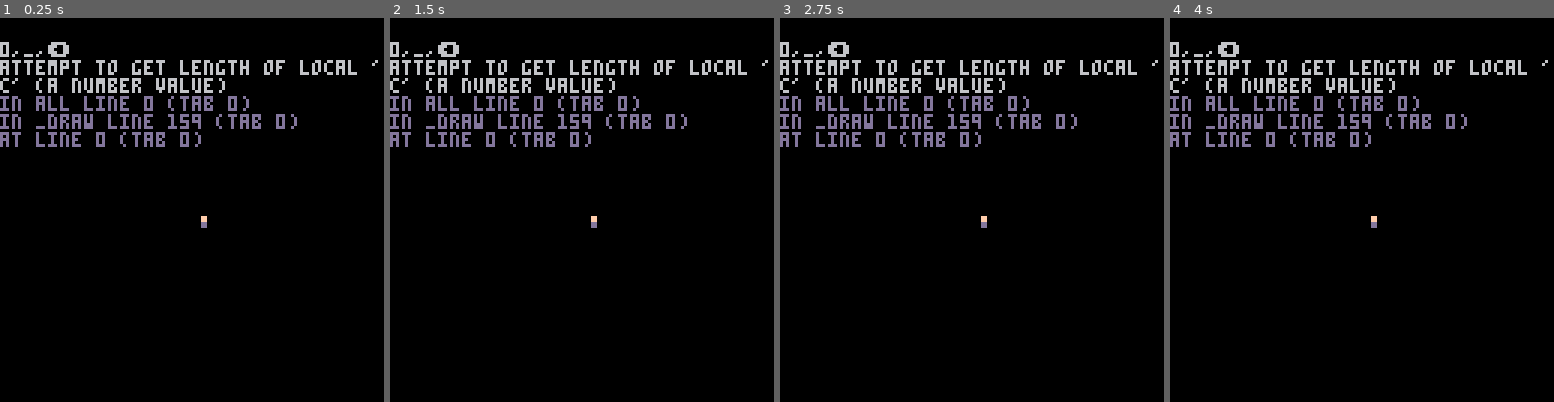
Above: before the commit, frames 1-4 (left to right).
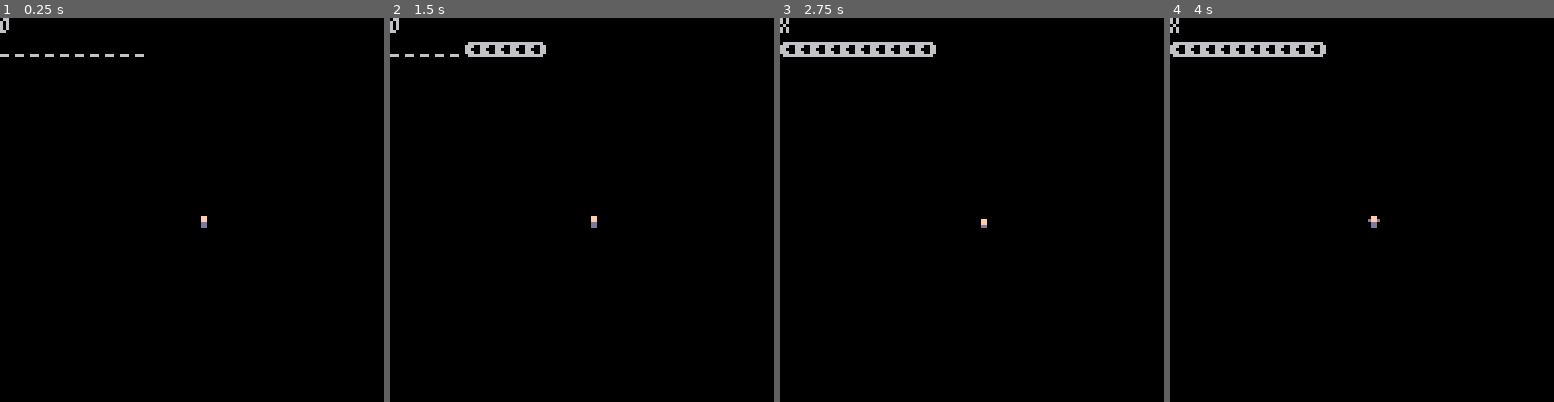
Above: after the commit, the same moments.

Repository: spectraldani/GGJ2017
Game: PICO-8 cartridge ggj.p8
The game is run twice, just before and just after one commit, with the same random seed, the same clock (stepped at 60 frames per second) and the same inputs.
Inputs:
- Up to frame 1 (0.25 s): no input
- Up to frame 2 (1.5 s): no input
- Up to frame 3 (2.75 s): hold Left 1.97-2.37 s; hold Down from 2.42 s (still down)
- Up to frame 4 (4 s): release Down at 2.82 s; hold Right 2.87-3.53 s; hold Up from 3.58 s (still down)

The runs differ from the first frame. In frame 1, 5.4% of the frame differs, in the area x 0-99%, y 0-34%; in frame 2, 5.9%; in frame 3, 6.1%, in the area x 0-99%, y 0-54%; in frame 4, 6.1%.

Commit message:
Mudanças de interface

Diff:
--- a/ggj.p8
+++ b/ggj.p8
@@ -14,22 +14,23 @@
 player.sprite = 1
 
 -- sound timer control
-snd_control = {
+sndc = {
 	accum_dt = 0,
 	update_called = false,
-	pattern = {{1,20*6},{2,20*6},{3,20*6}},
+	pattern = {{1,20},{2,30},{3,20}},
 	i = 0,
 	j = 1,
 	curr_pattern = function(this)
 		return this.pattern[this.j][1]
 	end,
-	offset_pattern = function(this,di)
-		local i = this.i+di;
-		if this.pattern[this.j][2] <= i then
-			i -= this.pattern[this.j][2]
+	future_pattern = function(this,di)
+		local i = this.i+di
+		local j = this.j
+		while this.pattern[j][2] <= i do
+			i -= this.pattern[j][2]
 			j = (j%#this.pattern)+1
 		end
-		return nil
+		return this.pattern[j][1]
 	end
 }
 correct_input = false
@@ -57,14 +58,14 @@
 		"sound",
 		60,
 		function(dt,elapsed,length,timer)
-			snd_control.accum_dt += dt
-			if snd_control.accum_dt >= 0.1 then
-				snd_control.accum_dt = 0
-				snd_control.update_called = true
-				snd_control.i += 1
-				if snd_control.pattern[snd_control.j][2] <= snd_control.i then
-					snd_control.i = 0
-					snd_control.j = (snd_control.j%#snd_control.pattern)+1
+			sndc.accum_dt += dt
+			if sndc.accum_dt >= 0.1 then
+				sndc.accum_dt = 0
+				sndc.update_called = true
+				sndc.i += 1
+				if sndc.pattern[sndc.j][2] <= sndc.i then
+					sndc.i = 0
+					sndc.j = (sndc.j%#sndc.pattern)+1
 				end
 
 				--increases current delay
@@ -78,7 +79,7 @@
 				end
 				--sfx(0)
 			else
-				snd_control.update_called = false
+				sndc.update_called = false
 			end
 		end,
 		function()
@@ -116,8 +116,8 @@
 		-- mexer em cols[i]?
 	end
 	--for fans in cols[cols_control.current_col] do
-		--fan.action = snd_control.pattern[snd_control.j][1]
-		--fan.sprite = 17 + snd_control.pattern[snd_control.j][1]
+		--fan.action = sndc.pattern[sndc.j][1]
+		--fan.sprite = 17 + sndc.pattern[sndc.j][1]
 	--end
 
 	if input then
@@ -134,8 +134,8 @@
 		)
 	end
 
-	if snd_control.update_called and snd_control.pattern[snd_control.j][1] ~= 1 then
-		correct_input = (player.action == snd_control.pattern[snd_control.j][1])
+	if sndc.update_called then
+		correct_input = (player.action == sndc:curr_pattern())
 	end
 
 	update_timers()
@@ -143,26 +143,24 @@
 
 function _draw()
 	cls()
-	if snd_control.update_called then
+	if sndc.update_called then
 		print(".",0,8*2)
 	end
 	if correct_input then
 		print("o",0,0)
-	--else
-	--	print("",0,0)
-	end
-	print(snd_control.i..","..a2b[snd_control.pattern[snd_control.j][1]]..","..a2b[snd_control.pattern[(snd_control.j%#snd_control.pattern)+1][1]],0,8)
-	--print(dgood,0,8*3)
-	--for i=1,10,1 do
-	--	print(a2b[snd_control.pattern[i]],(i-1)*5,8)
-	--end
+	else
+		print("x",0,0)
+	end
+	for i=1,10,1 do
+		print(a2b[sndc:future_pattern(i-1)],(i-1)*5,8)
+	end
 	spr(player.sprite, 64, 64)
 	-- fans drawing
-	for col in all(cols) do
-		for fan in all(col) do
-			spr(fan.sprite, fan.x, fan.y)
-		end
-	end
+	--for col in all(cols) do
+	--	for fan in all(col) do
+	--		spr(fan.sprite, fan.x, fan.y)
+	--	end
+	--end
 end
 
 -- timers api. from: http://www.lexaloffle.com/bbs/?tid=3202
